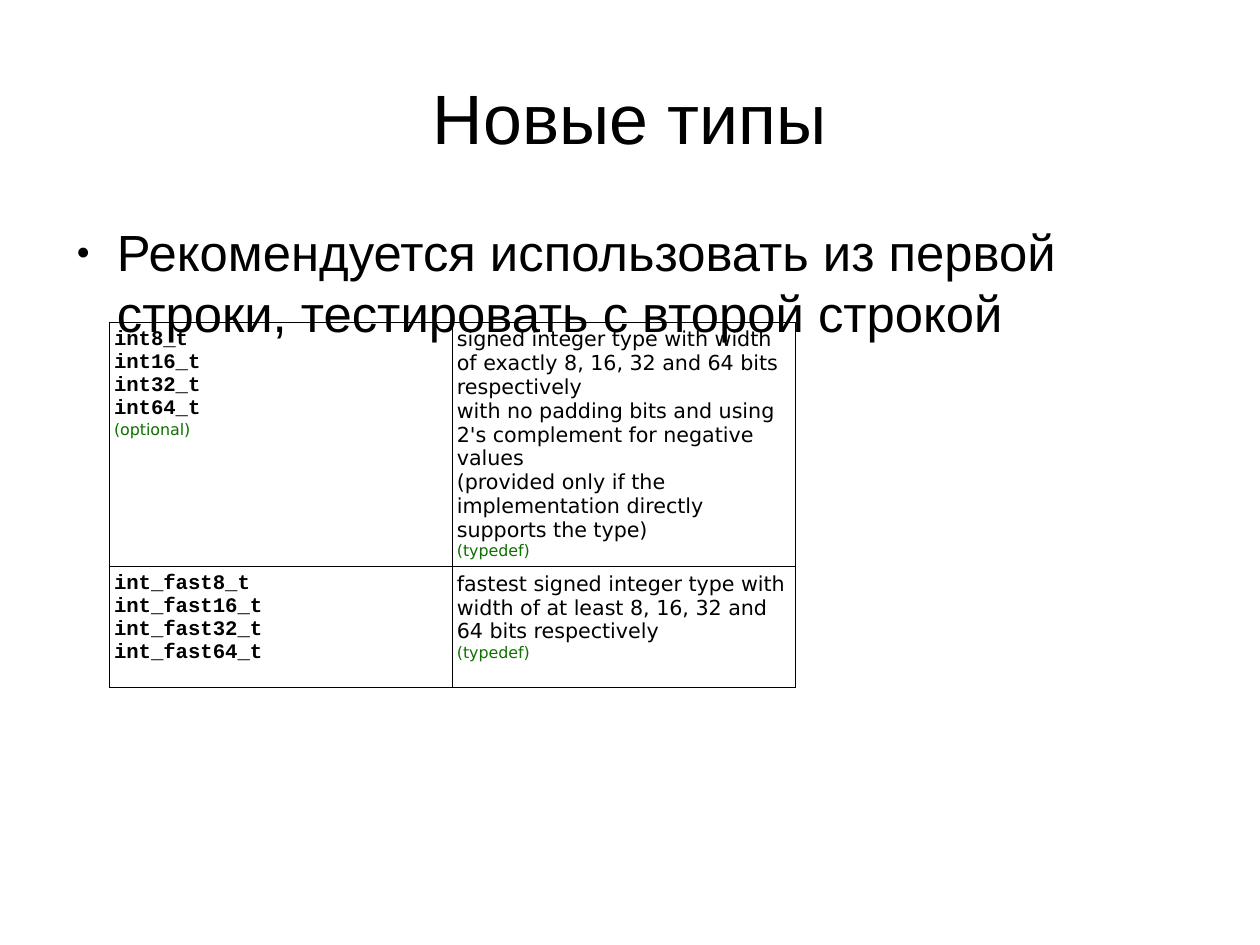
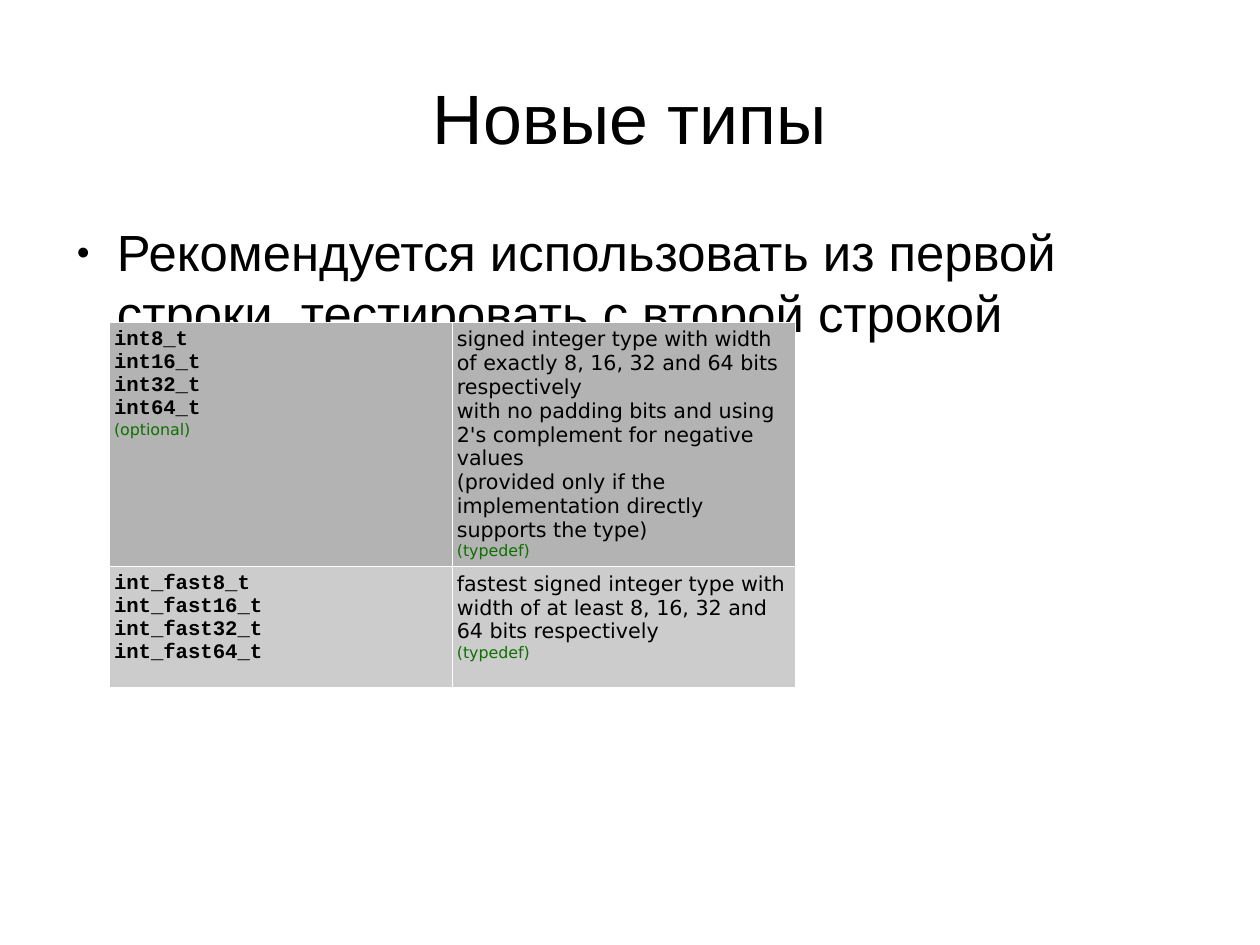
Before and after one commit to gritsulyak/School, a slide deck: slide 11 of 3/СPP_types_and_structs.odp. Drawn at 1260x945 pixels with LibreOffice and Linux fonts; fonts in the diff are those of the drawing. Boxes give left, top, right and bottom in pixels: in the first picture for what was removed or moved away, otherwise in the second. Text is boxed around its words. In the diff, an @@ line names an element or a change of style, - is before the commit and + after.

```diff
--- a/3/СPP_types_and_structs.odp
+++ b/3/СPP_types_and_structs.odp
@@ table at <box>110,322,796,673</box> @@
@@ fill none to #B3B3B3 in row 1 @@
@@ fill none to #CCCCCC in row 2 @@
@@ borders changed @@
```
Also in this commit, not shown: 7 other slides changed, 3 other files.
